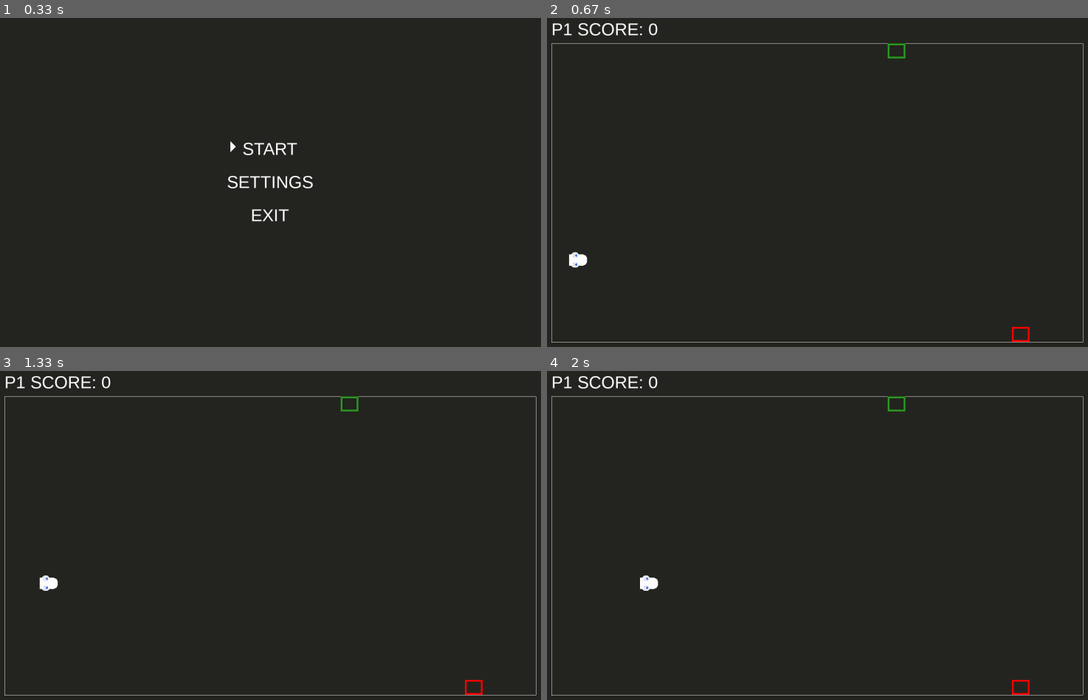
Above: before the commit, frames 1-4 (two rows, left to right).
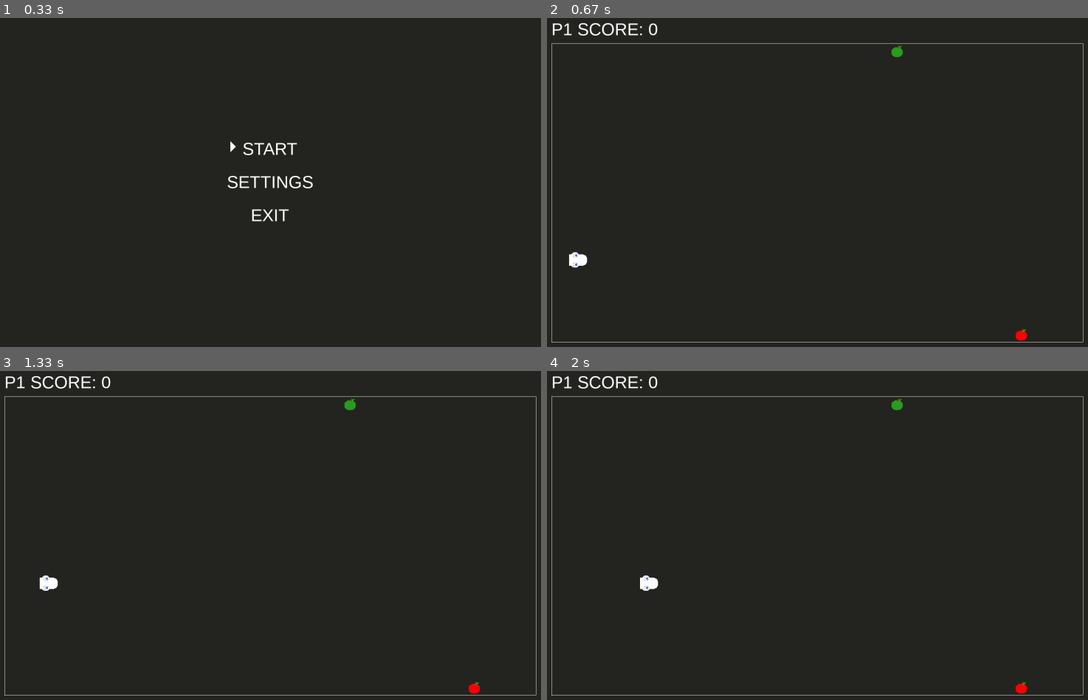
Above: after the commit, the same moments.

Repository: jorenchik/snake-pygame
Game: pygame game, started from index.py
Same seed, same stepped clock (60 frames per second), same inputs: the game is played once before the commit and once after it.
Inputs:
- Up to frame 1 (0.33 s): no input
- Up to frame 2 (0.67 s): tap Enter at 0.33 s
- Up to frame 3 (1.33 s): hold Up 0.67-1.13 s; hold Right from 1.17 s (still down)
- Up to frame 4 (2 s): release Right at 1.63 s

Frame 1 is identical in both runs. In frame 2, 0.3% of the frame differs, in the area x 62-90%, y 7-99%; in frame 3, 0.3%; in frame 4, 0.3%.

Commit message:
Food coloring

Diff:
--- a/assets.py
+++ b/assets.py
@@ -1,8 +1,9 @@
 import pathlib as pb
 from PIL import Image
 import numpy as np
-from settings import colors, colorKeys
+from settings import snakeBaseColor, foodBaseColor, snakeColors, foodColors
 import pygame as pg
+
 
 absPath = pb.Path.cwd()
 # Assets path
@@ -24,11 +25,25 @@
     'bottomLeft': pb.Path(assets/'parts/body_bottomleft.png')
 }
 
-# if (data[0]==91 and data[1]==123 and data[2]==249):
-                # img.putpixel((i,j),(44, 44, 44))
+foodImgs = {
+    'food': pb.Path(assets/'parts/apple.png'),
+    'poison': pb.Path(assets/'parts/apple.png'),
+}
 
-imgBaseColor = (91,123,249)
-def changeImgColor(img,colorTo,colorFrom=imgBaseColor):
+# img = foodImgs['food']
+# width = img.size[0]
+# height = img.size[1]
+# for i in range(0,width):
+#     for j in range(0,height):
+#         data = img.getpixel((i,j))
+#         if (data[0]==218 and data[1]==72 and data[2]==15):
+#             print('taken')
+#         else:
+#             print(data)
+
+
+
+def changeImgColor(img,colorTo,colorFrom):
     img = Image.open(img).convert('RGBA')
     width = img.size[0]
     height = img.size[1]
@@ -41,12 +56,15 @@
                 img.putpixel((i,j),colorTo)
     return img
 
-# changeImgColor(partImgs['headRight'],(255,0,0)).show()
-# exit()
-
 partColoredImgs = {}
 for k,img in partImgs.items():
     newDict={}
-    for key,col in colors.items():
-        newDict[key]=changeImgColor(img,col)
+    for key,col in snakeColors.items():
+        newDict[key]=changeImgColor(img,col,snakeBaseColor)
     partColoredImgs[k] = newDict
+
+foodColoredImgs = {}
+for k,img in foodImgs.items():
+    for key,col in foodColors.items():
+        color=changeImgColor(img,col,foodBaseColor)
+        foodColoredImgs[key] = color
--- a/game.py
+++ b/game.py
@@ -96,7 +96,10 @@
         self.poisonous = isPoisonous
         # Appearance
         self.rect = pg.Rect(self.x,self.y,game.playfield.rectSize[0],game.playfield.rectSize[1])
+        img = pilImageToSurface(foodColoredImgs[self.type])
+        self.sprite = pg.transform.scale(img,(playfield.rectSize[0]*1.02, playfield.rectSize[1]*1.02))
         self.color = foodColor
+
 
 class SnakePart():
     """
@@ -117,7 +120,7 @@
         # Appearance
         self.rect = pg.Rect(self.x,self.y,game.playfield.rectSize[0],game.playfield.rectSize[1])
         self.color = color
-        self.colorKey = get_key(color, colors)
+        self.colorKey = get_key(color, snakeColors)
         self.rotateSprite(0)
         self.angle = 0
         # State
@@ -361,18 +364,18 @@
             self.screen.blit(it, (game.SCREEN_WIDTH/2-it.get_width()/2, topMargin+offset))
         return self
     def getAvailablePlayerColors(self):
-        if self.multiplayer: return [x for x in colors.values() if x != self.player1Color and x != self.player2Color]
-        else: return [x for x in colors.values() if x != self.player1Color]
+        if self.multiplayer: return [x for x in snakeColors.values() if x != self.player1Color and x != self.player2Color]
+        else: return [x for x in snakeColors.values() if x != self.player1Color]
     def setPlayerColorIndex(self):
-        self.player1ColorIndex = list(colors.values()).index(self.player1Color)
-        self.player2ColorIndex = list(colors.values()).index(self.player2Color)
+        self.player1ColorIndex = list(snakeColors.values()).index(self.player1Color)
+        self.player2ColorIndex = list(snakeColors.values()).index(self.player2Color)
         return self
     def getPlayerNextColor(self, playerIndex:int in range(0,2)):
         availableColors = game.getAvailablePlayerColors()
         playerColorIndex = game.player1ColorIndex if playerIndex == 0 else game.player2ColorIndex
         nextColor = False
         while not nextColor:
-            allColors = list(colors.values())
+            allColors = list(snakeColors.values())
             if len(allColors) > playerColorIndex+1:
                 color = allColors[playerColorIndex+1]
                 if color in availableColors:
--- a/index.py
+++ b/index.py
@@ -134,10 +134,11 @@
                 # game.screen.blit(part.sprite, (part.rect.x, part.rect.y))
         # Draws foods
         for food in game.foods:
-            if food.type == 'food':
-                pg.draw.rect(game.screen, foodColor, food.rect, 5)
-            if food.type == 'poison':
-                pg.draw.rect(game.screen, poisonousFoodColor, food.rect, 5)
+            game.screen.blit(food.sprite, (food.rect.x, food.rect.y))
+            # if food.type == 'food':
+            #     pg.draw.rect(game.screen, foodColor, food.rect, 5)
+            # if food.type == 'poison':
+            #     pg.draw.rect(game.screen, poisonousFoodColor, food.rect, 5)
         game.update()
 
 # Game restart/quit screen
@@ -180,10 +181,10 @@
         menuItems = []
         wallMode = game.createMenuItem(f'WALL MODE: {"PORTAL" if game.portalWalls else "REGULAR"}')
         multiplayerOn = game.createMenuItem(f'MODE: {"1 PLAYER" if not game.multiplayer else "2 PLAEYRS"}')
-        colorPlayer1Btn = game.createMenuItem(f'PLAYER 1 COLOR: {get_key(game.player1Color, colors).upper()}')
+        colorPlayer1Btn = game.createMenuItem(f'PLAYER 1 COLOR: {get_key(game.player1Color, snakeColors).upper()}')
         if game.multiplayer:
             if(game.player1Color == game.player2Color): game.getPlayerNextColor(1)
-            colorPlayer2Btn = game.createMenuItem(f'PLAYER 2 COLOR: {get_key(game.player2Color, colors).upper()}')
+            colorPlayer2Btn = game.createMenuItem(f'PLAYER 2 COLOR: {get_key(game.player2Color, snakeColors).upper()}')
         backBtn = game.createMenuItem('BACK')
         menuItems.extend([wallMode, multiplayerOn,colorPlayer1Btn])
         if game.multiplayer:
--- a/settings.py
+++ b/settings.py
@@ -37,10 +37,12 @@
 yellow = (255,255,0)
 lime = (0,255,0)
 blue = (0,0,255)
-colors = {'white':white,'magenta':magenta,'blue':blue,'yellow':yellow,'cyan':cyan}
-colorKeys = colors.keys()
+snakeColors = {'white':white,'magenta':magenta,'blue':blue,'yellow':yellow,'cyan':cyan}
+foodColors = {'food':green, 'poison': red}
 player1Color = white
 player2Color = magenta
+snakeBaseColor = (91,123,249)
+foodBaseColor = (218,72,15)
 
 # Game colors
 hitboxColor = red
